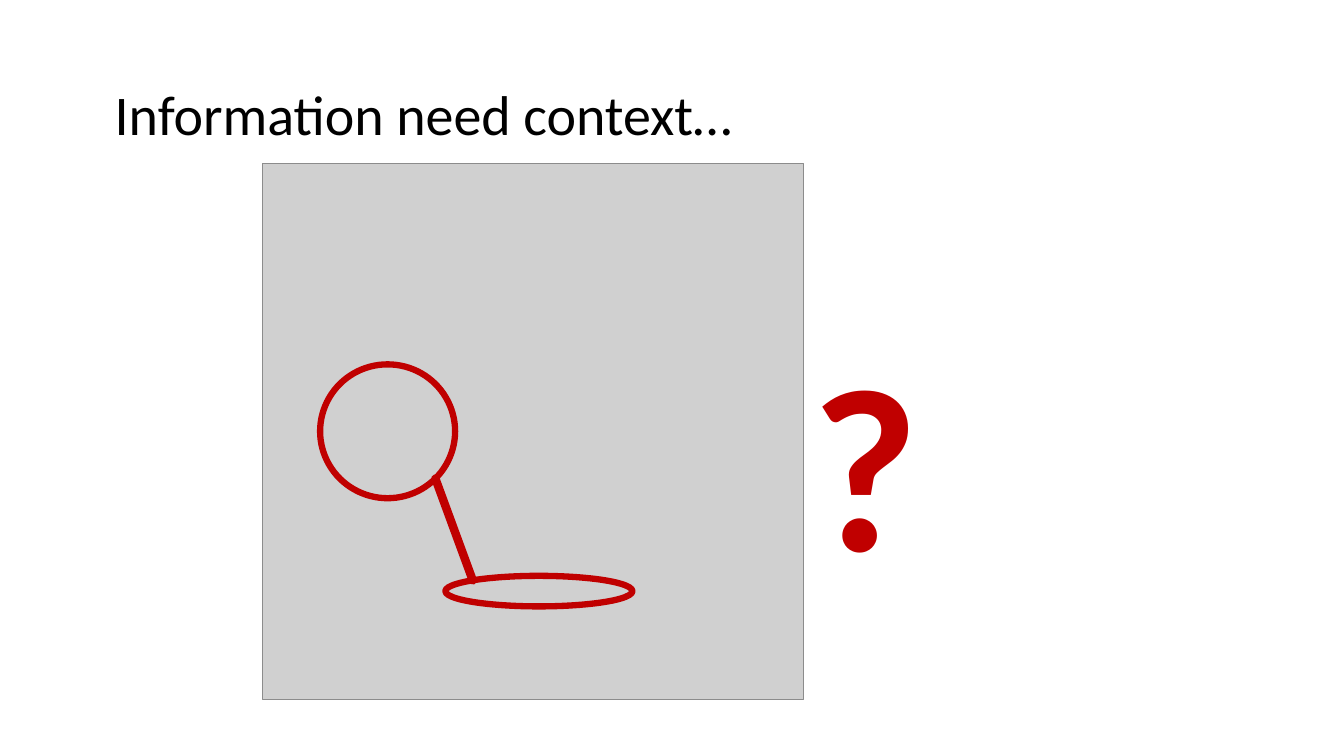
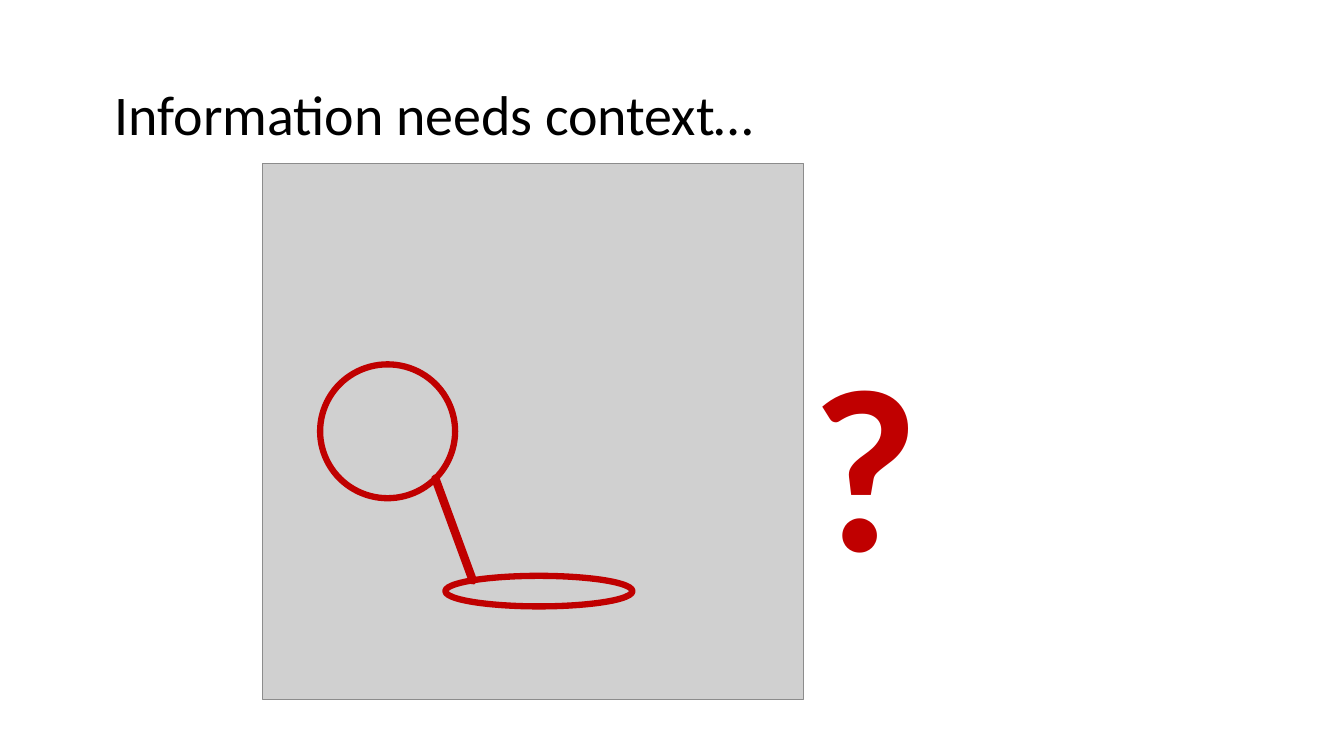
Before and after one commit to ofrendo/SemanticWebTechnologies, a slide deck: slide 1 of ProjectPresentation/EntityAnnotation.pptx. Drawn at 1344x756 pixels with LibreOffice and Linux fonts; fonts in the diff are those of the drawing; grey boxes stand for pictures; background and template pictures are left out. Boxes give left, top, right and bottom in pixels: in the first picture for what was removed or moved away, otherwise in the second. Text is boxed around its words. In the diff, an @@ line names an element or a change of style, - is before the commit and + after.

Commit message:
draft slides for presentation

```diff
--- a/ProjectPresentation/EntityAnnotation.pptx
+++ b/ProjectPresentation/EntityAnnotation.pptx
@@ title at (115, 96, 753, 136): text changed @@
-Information need context…
+Information needs context…
```
Also in this commit, not shown: 1 other slide changed, 8 slides added.
